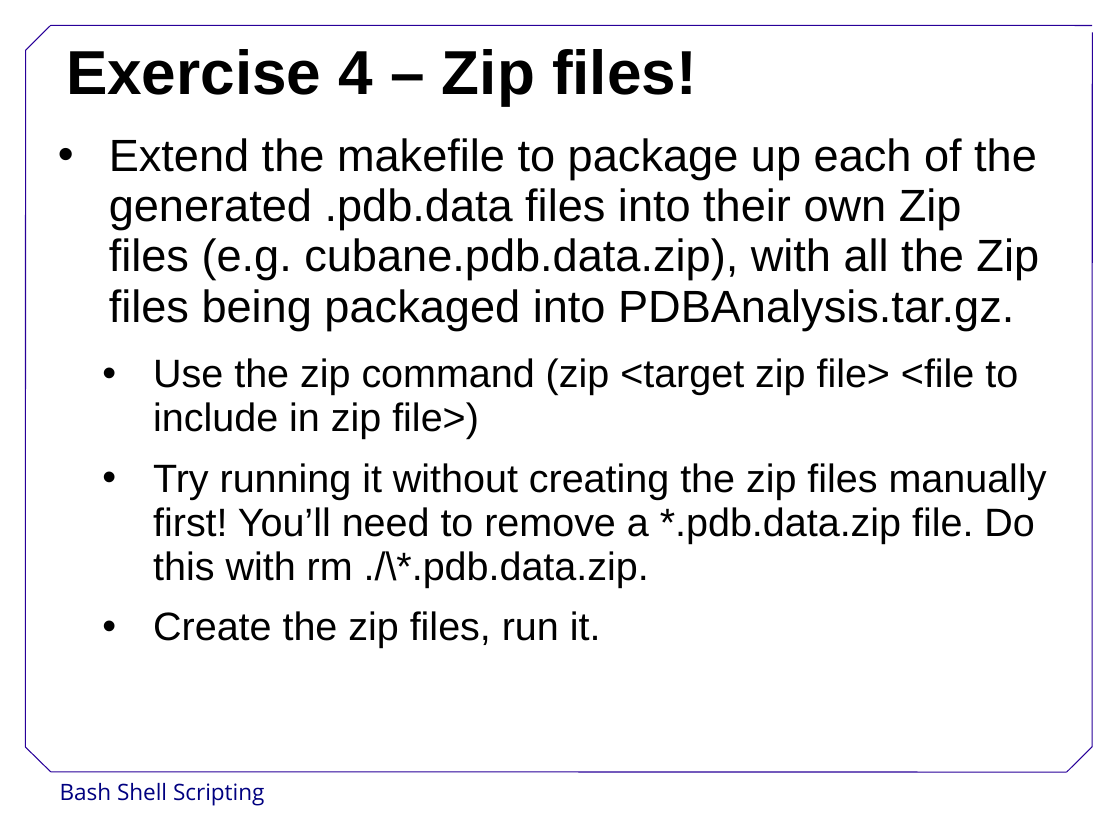
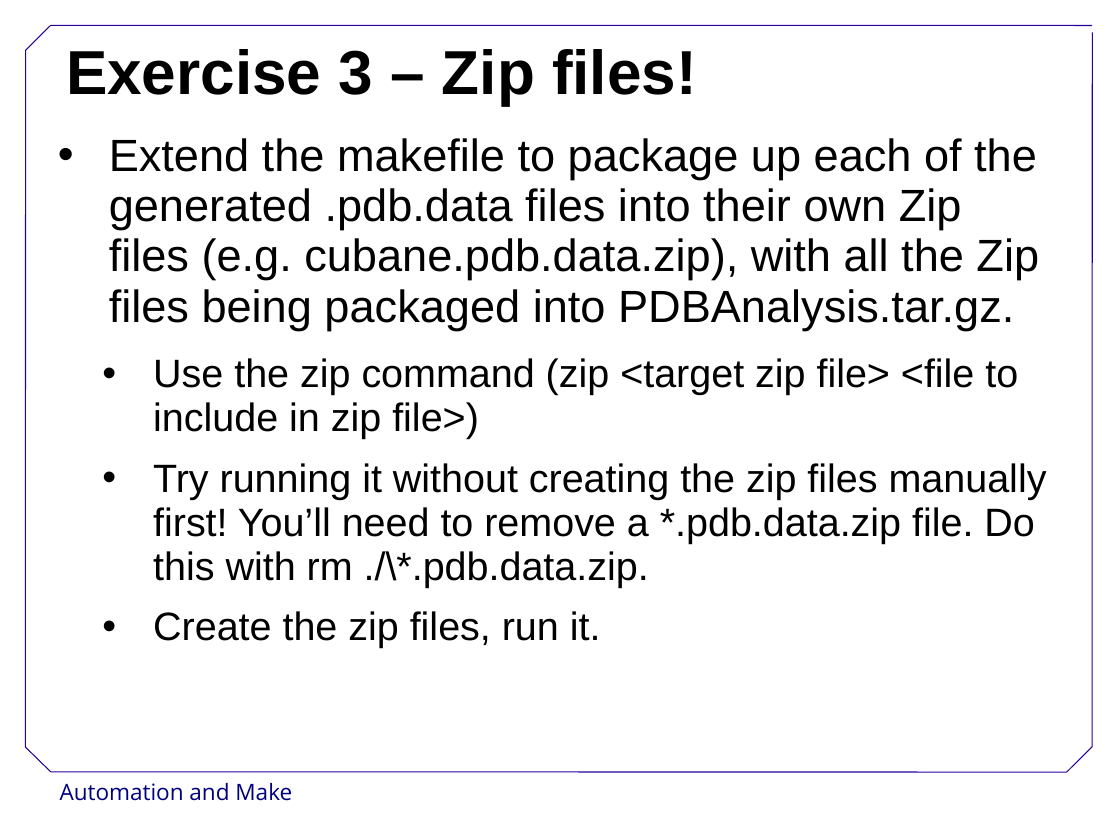
Before and after one commit to swcarpentry/DEPRECATED-boot-camps, a slide deck: slide 12 of AutomationMake.ppt. Drawn at 1120x840 pixels with LibreOffice and Linux fonts; fonts in the diff are those of the drawing; background and template pictures are left out. Boxes give left, top, right and bottom in pixels: in the first picture for what was removed or moved away, otherwise in the second. Text is boxed around its words. In the diff, an @@ line names an element or a change of style, - is before the commit and + after.

```diff
--- a/AutomationMake.ppt
+++ b/AutomationMake.ppt
@@ title at box(66, 49, 697, 105): text changed @@
-Exercise 4 – Zip files!
+Exercise 3 – Zip files!
@@ text at box(60, 783, 292, 801): text changed @@
-Bash Shell Scripting
+Automation and Make
```
Also in this commit, not shown: 13 other slides changed, 1 slide added, 1 slide removed, 6 other files.
